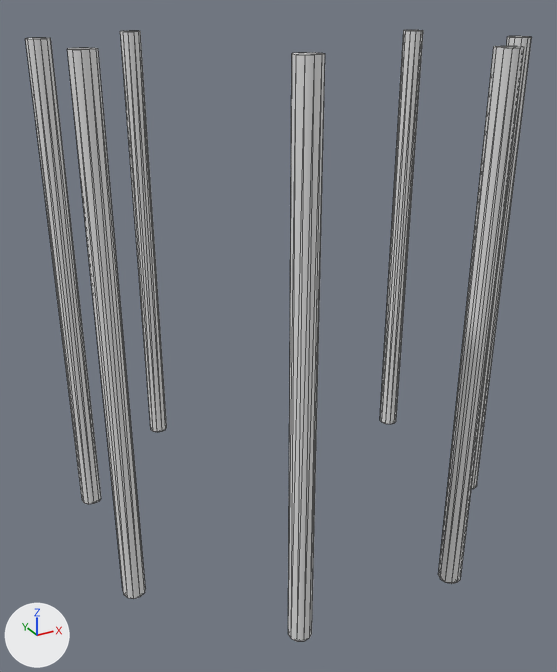
An edit to the FBX model Assets/Directory/Meshes/Salle brasier modulkit/pillier salle.fbx, drawn before and after from the same camera.
Camera for both pictures: a 50 mm lens placed at (-3.35, -1.66, 4.81), pointed at (-0.12, 4.21, 1.87). Every picture has the same lights, and +X, +Y and +Z are marked at lower left. Mesh edges are drawn as thin lines. Where no turn or scale is listed for an object, it has been applied to the vertices.
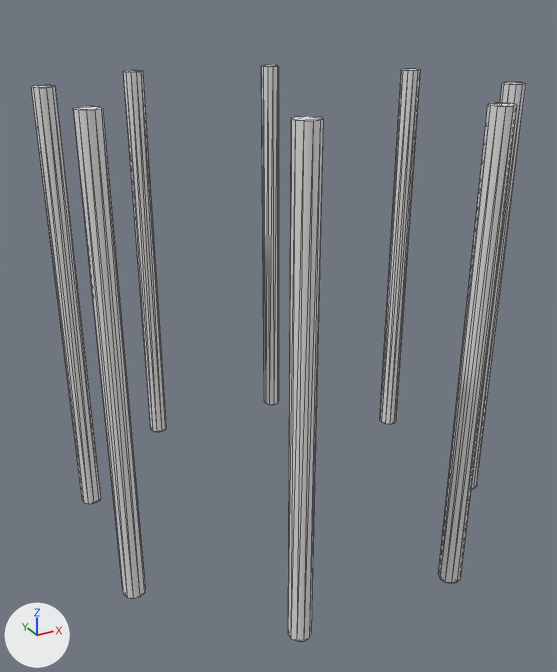
The newer file is also rescaled (x1.091), turned or shifted as a whole; pictures and numbers use the older file's frame.

Diff of the bpy script that builds the scene:
```diff
--- a/Assets/Directory/Meshes/Salle brasier modulkit/pillier salle.fbx.py
+++ b/Assets/Directory/Meshes/Salle brasier modulkit/pillier salle.fbx.py
@@ me_mesh @@
 # used by ob_cylinder010; location = (0.69, 2.46, 0.0)
-me_mesh.from_pydata(...)  # 154 vertices, 280 faces; spans x -2.67..1.29, y -0.1..3.86, z 0.0..4.5
+me_mesh.from_pydata(...)  # 176 vertices, 320 faces; spans x -2.67..1.29, y -0.1..3.86, z 0.0..4.13
+# me_mesh part 1: a new loose piece, an 11-sided cylinder along z spanning x 0.06..0.26, y 3.59..3.79, z 0.0..4.13
+# me_mesh part 2
+# 77 vertices in x -2.67..1.29, y -0.1..3.86, z 4.5 move by (0.0, 0.0, -0.37)
```

Location of each change, (x1, y1, x2, y2) in pixels of the pictures (557 x 672 px; the box of a moved part takes in the faces that stretch with it):
'Cylinder010', reshaped: before (25, 30, 532, 642); after (31, 65, 526, 642)
part 1 of me_mesh, added: after (261, 65, 279, 405)
part 2 of me_mesh, moved or reshaped: before (25, 30, 532, 603); after (31, 69, 526, 603)
